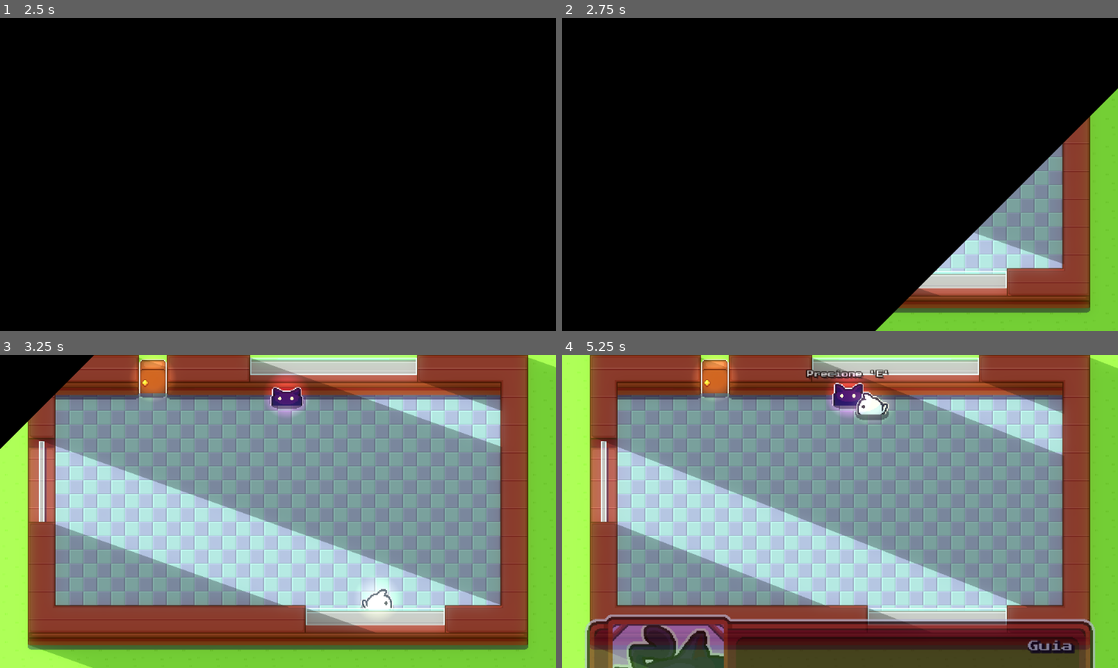
Above: before the commit, frames 1-4 (two rows, left to right).
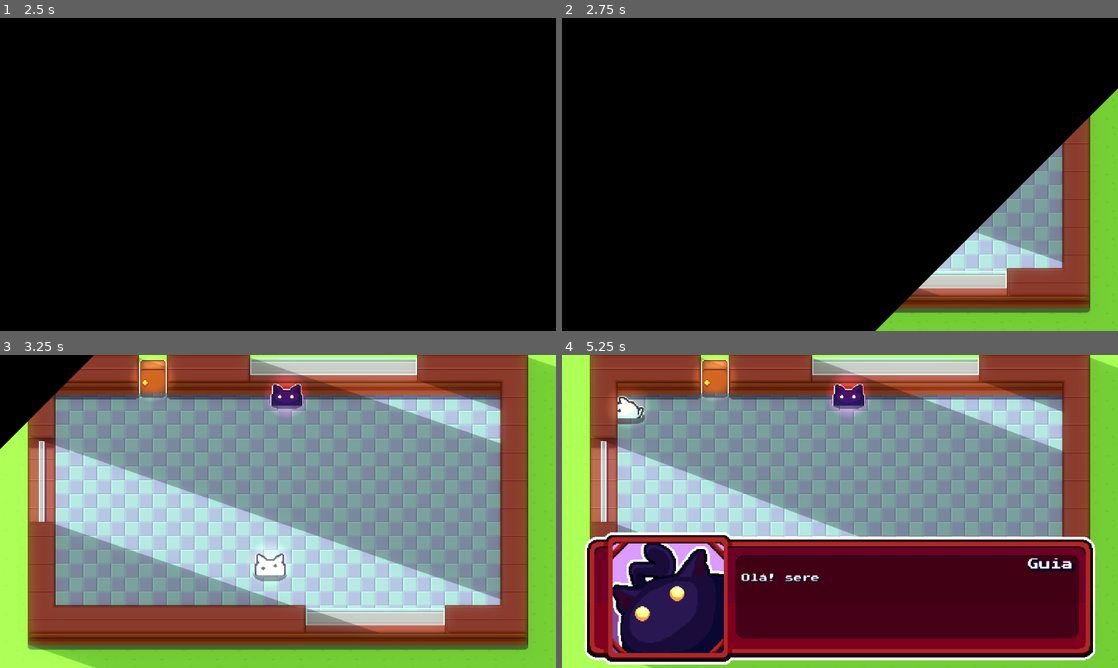
Above: after the commit, the same moments.

Repository: RAFAELPADILHA2011/Projeto-Remanejo-de-res-duos
Game: Godot game, scene res://Game/Scenes/jogo.tscn
Same seed, same stepped clock (60 frames per second), same inputs: the game is played once before the commit and once after it.
Inputs (mouse positions are in pixels of both pictures, inside the frame that each line leads up to):
- Up to frame 1 (2.5 s): click (72, 161) at 0.5 s; tap Enter (ui_accept) at 1.25, 1.52, 2.27 s; move the mouse to (400, 158) at 1.27 s; hold Right (ui_right) 1.28-2.03 s; hold E 1.28-2.03 s; move the mouse to (166, 190) at 2.02 s; hold Down (ui_down) from 2.03 s (still down); tap E at 2.1 s
- Up to frame 2 (2.75 s): keep holding Down (ui_down)
- Up to frame 3 (3.25 s): move the mouse to (333, 442) at 2.77 s; release Down (ui_down) at 2.78 s; hold Right (ui_right) from 2.78 s (still down); hold E from 2.78 s (still down)
- Up to frame 4 (5.25 s): move the mouse to (812, 574) at 3.52 s; release Right (ui_right) at 3.53 s; release E at 3.53 s; hold Up (ui_up) 3.53-4.28 s; tap E at 3.6, 5.1 s; tap Enter (ui_accept) at 3.77, 4.52 s; move the mouse to (1006, 558) at 4.27 s; hold E 4.28-5.03 s; hold Left (ui_left) from 4.28 s (still down); move the mouse to (673, 464) at 5.02 s

Frame 1 is identical in both runs. In frame 2, less than 0.1% of the frame differs, in the area x 66-91%, y 68-89%; in frame 3, 2.5%; in frame 4, 39%, in the area x 4-100%, y 1-100%.

Commit message:
musics

Diff:
--- a/Game/Scenes/menu.tscn
+++ b/Game/Scenes/menu.tscn
@@ -217,6 +217,30 @@
 "update": 0,
 "values": [Vector2(502, 237)]
 }
+tracks/9/type = "value"
+tracks/9/imported = false
+tracks/9/enabled = true
+tracks/9/path = NodePath("Theme:playing")
+tracks/9/interp = 1
+tracks/9/loop_wrap = true
+tracks/9/keys = {
+"times": PackedFloat32Array(0),
+"transitions": PackedFloat32Array(1),
+"update": 1,
+"values": [false]
+}
+tracks/10/type = "value"
+tracks/10/imported = false
+tracks/10/enabled = true
+tracks/10/path = NodePath("Theme:volume_db")
+tracks/10/interp = 1
+tracks/10/loop_wrap = true
+tracks/10/keys = {
+"times": PackedFloat32Array(0),
+"transitions": PackedFloat32Array(1),
+"update": 0,
+"values": [0.0]
+}
 
 [sub_resource type="Animation" id="Animation_jn24y"]
 resource_name = "entrada"
@@ -316,6 +340,30 @@
 "update": 0,
 "values": [Vector2(800, 500), Vector2(490, 220), Vector2(502, 237)]
 }
+tracks/8/type = "value"
+tracks/8/imported = false
+tracks/8/enabled = true
+tracks/8/path = NodePath("Theme:playing")
+tracks/8/interp = 1
+tracks/8/loop_wrap = true
+tracks/8/keys = {
+"times": PackedFloat32Array(0),
+"transitions": PackedFloat32Array(1),
+"update": 1,
+"values": [true]
+}
+tracks/9/type = "value"
+tracks/9/imported = false
+tracks/9/enabled = true
+tracks/9/path = NodePath("Theme:volume_db")
+tracks/9/interp = 1
+tracks/9/loop_wrap = true
+tracks/9/keys = {
+"times": PackedFloat32Array(0),
+"transitions": PackedFloat32Array(1),
+"update": 0,
+"values": [0.0]
+}
 
 [sub_resource type="Animation" id="Animation_56apw"]
 resource_name = "saida"
@@ -414,6 +462,30 @@
 "transitions": PackedFloat32Array(0.5, 0.5, 0.5),
 "update": 0,
 "values": [Vector2(502, 237), Vector2(490, 220), Vector2(800, 500)]
+}
+tracks/8/type = "value"
+tracks/8/imported = false
+tracks/8/enabled = true
+tracks/8/path = NodePath("Theme:volume_db")
+tracks/8/interp = 1
+tracks/8/loop_wrap = true
+tracks/8/keys = {
+"times": PackedFloat32Array(0, 1),
+"transitions": PackedFloat32Array(1, 1),
+"update": 0,
+"values": [0.0, -80.0]
+}
+tracks/9/type = "value"
+tracks/9/imported = false
+tracks/9/enabled = true
+tracks/9/path = NodePath("Theme:playing")
+tracks/9/interp = 1
+tracks/9/loop_wrap = true
+tracks/9/keys = {
+"times": PackedFloat32Array(0.96666664),
+"transitions": PackedFloat32Array(1),
+"update": 1,
+"values": [false]
 }
 
 [sub_resource type="AnimationLibrary" id="AnimationLibrary_56apw"]
@@ -543,7 +615,6 @@
 environment = SubResource("Environment_k0h2g")
 
 [node name="Theme" type="AudioStreamPlayer" parent="." unique_id=1089451117]
+process_mode = 3
 stream = ExtResource("7_jn24y")
-volume_db = -80.0
-autoplay = true
 parameters/looping = true
--- a/Game/Scripts/menu.gd
+++ b/Game/Scripts/menu.gd
@@ -73,6 +73,7 @@
 	await TransitionScene.Anim.animation_finished
 	visible = false
 	TransitionScene.rodaTransicao("saida")
+	await TransitionScene.Anim.animation_finished
 	Mundo.process_mode = Node.PROCESS_MODE_INHERIT
 	possoPrecionar = true
 
--- a/Itens/scenes/TelaDialogo.tscn
+++ b/Itens/scenes/TelaDialogo.tscn
@@ -4,6 +4,8 @@
 [ext_resource type="Texture2D" uid="uid://b64ru42arj5mr" path="res://Itens/Sprites/Sprite-TelaDialogo.png" id="1_d2l4b"]
 [ext_resource type="Texture2D" uid="uid://da2cdtiotiuhw" path="res://Itens/Sprites/Sprite-GuiaImagem.png" id="2_b64pr"]
 [ext_resource type="FontFile" uid="uid://ca814pk7hxdp2" path="res://Game/fonts/PressStart2P-Regular.ttf" id="3_b64pr"]
+[ext_resource type="AudioStream" uid="uid://bkqpoo2itbbt8" path="res://Itens/Sounds/SFX-InitializeDialog.wav" id="5_46cv0"]
+[ext_resource type="Script" uid="uid://db4eoxbfhk32c" path="res://Itens/Scripts/SoundEffect.gd" id="6_fmpxv"]
 
 [sub_resource type="LabelSettings" id="LabelSettings_d2l4b"]
 font_size = 13
@@ -37,6 +39,18 @@
 "update": 0,
 "values": [Color(1, 1, 1, 0)]
 }
+tracks/2/type = "value"
+tracks/2/imported = false
+tracks/2/enabled = true
+tracks/2/path = NodePath("EfeitoSom:playing")
+tracks/2/interp = 1
+tracks/2/loop_wrap = true
+tracks/2/keys = {
+"times": PackedFloat32Array(0),
+"transitions": PackedFloat32Array(1),
+"update": 1,
+"values": [false]
+}
 
 [sub_resource type="Animation" id="Animation_8p7pj"]
 resource_name = "entrada"
@@ -64,6 +78,18 @@
 "transitions": PackedFloat32Array(1, 1),
 "update": 0,
 "values": [Color(0.14901961, 0.14509805, 0.5019608, 0), Color(1, 1, 1, 1)]
+}
+tracks/2/type = "value"
+tracks/2/imported = false
+tracks/2/enabled = true
+tracks/2/path = NodePath("EfeitoSom:playing")
+tracks/2/interp = 1
+tracks/2/loop_wrap = true
+tracks/2/keys = {
+"times": PackedFloat32Array(0),
+"transitions": PackedFloat32Array(1),
+"update": 1,
+"values": [true]
 }
 
 [sub_resource type="Animation" id="Animation_d023b"]
@@ -146,3 +172,10 @@
 
 [node name="AnimationPlayer" type="AnimationPlayer" parent="." unique_id=363158574]
 libraries/ = SubResource("AnimationLibrary_46cv0")
+
+[node name="EfeitoSom" type="AudioStreamPlayer" parent="." unique_id=292450581]
+stream = ExtResource("5_46cv0")
+script = ExtResource("6_fmpxv")
+AlteracaoPitch = 0.15
+AlteracaoVolume = 5.0
+metadata/_custom_type_script = "uid://db4eoxbfhk32c"
Not shown, added: Game/Themes/Theme-Game.ogg.import
Not shown, added: Game/Themes/Theme-Game.ogg
Not shown, changed: Game/Themes/Theme-Menu.ogg
